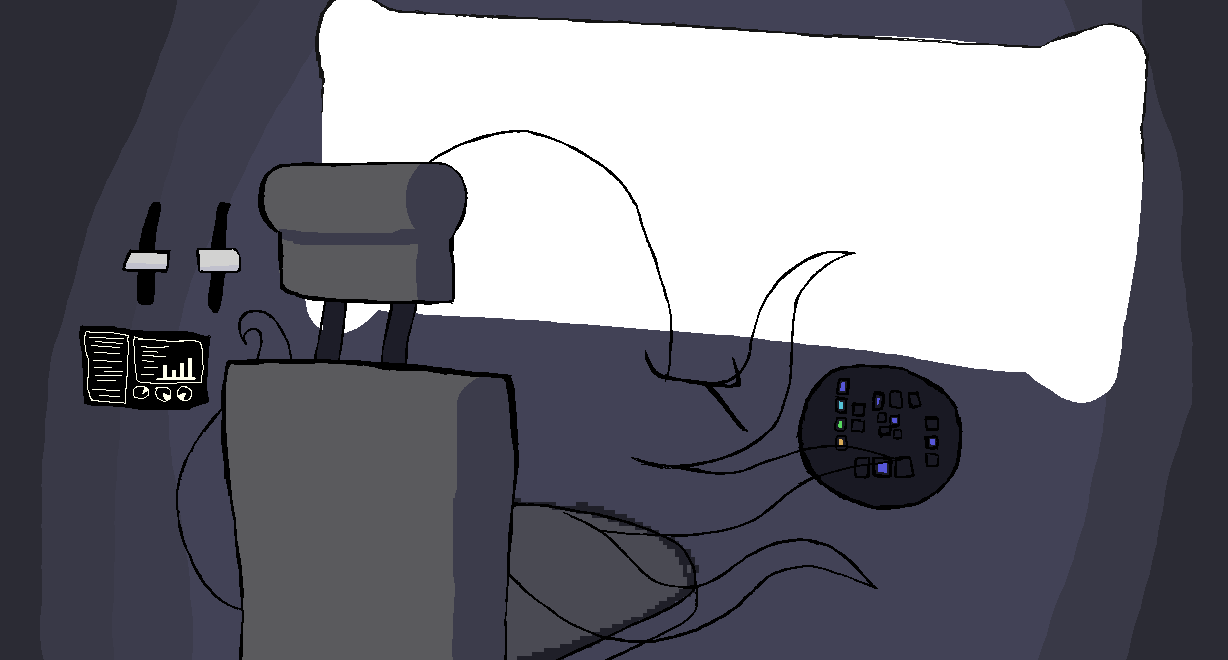
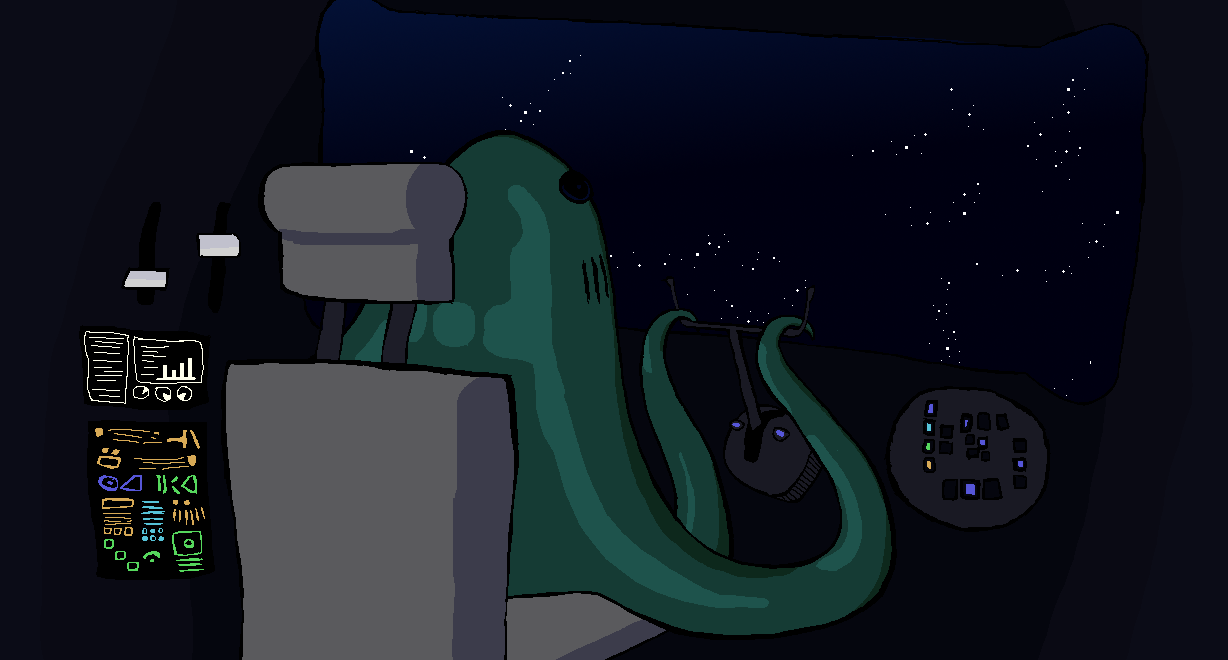
Revision of a layered (1228, 660) image; what changed, layer by layer:
removed layer "dude lines" over bbox(176, 130, 901, 643)
added layer "steuer" above "dude eye" over bbox(661, 276, 823, 503)
added layer "dude eye" above "dude lines copy" over bbox(562, 181, 590, 200)
added layer "dude lines copy" above "dude color" over bbox(294, 130, 897, 640)
added layer "dude color" above "dude arm" over bbox(287, 135, 892, 635)
added layer "dude arm" above "dude arm color" over bbox(639, 308, 734, 569)
added layer "dude arm color" above "Pasted Layer #1" over bbox(642, 310, 729, 557)
added layer "seat color" above "seat" over bbox(506, 593, 666, 660)
painted on "seat" over bbox(556, 615, 653, 660)
removed layer "aushang" over bbox(645, 350, 748, 432)
added layer "stuff lights" above "stuff" over bbox(84, 331, 1023, 572)
painted on "stuff" over bbox(84, 233, 1051, 580)
"Layer #2": opacity 92% → 100%, painted on it over bbox(0, 0, 1228, 660)
painted on "Layer #4" over bbox(0, 0, 1228, 660)
painted on "Background" over bbox(0, 0, 1228, 660)
